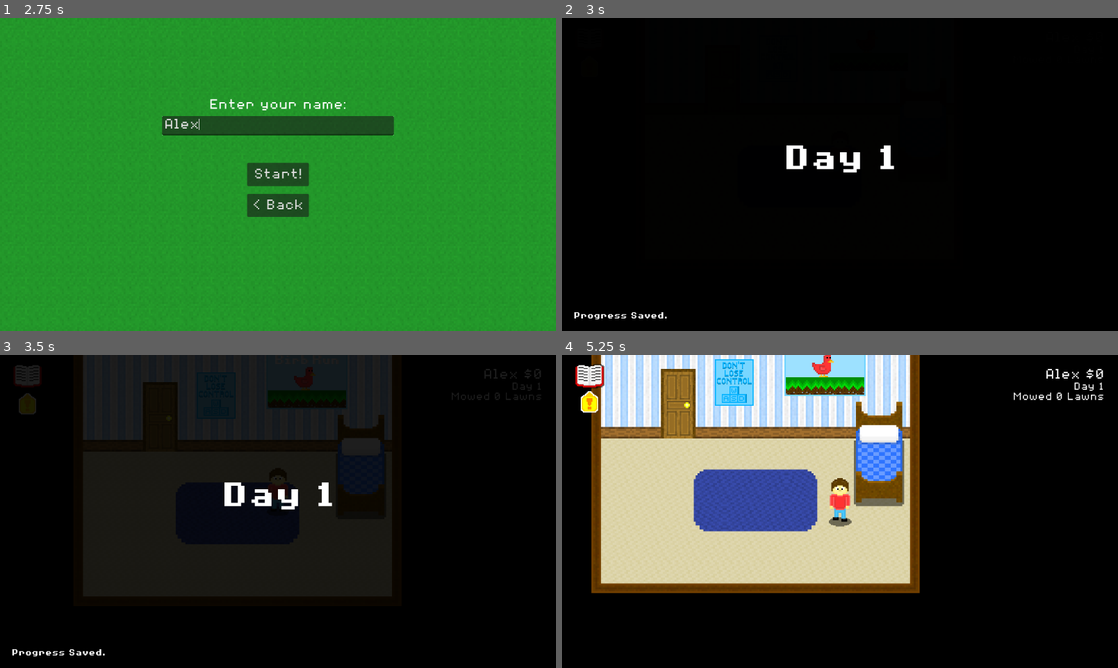
Above: before the commit, frames 1-4 (two rows, left to right).
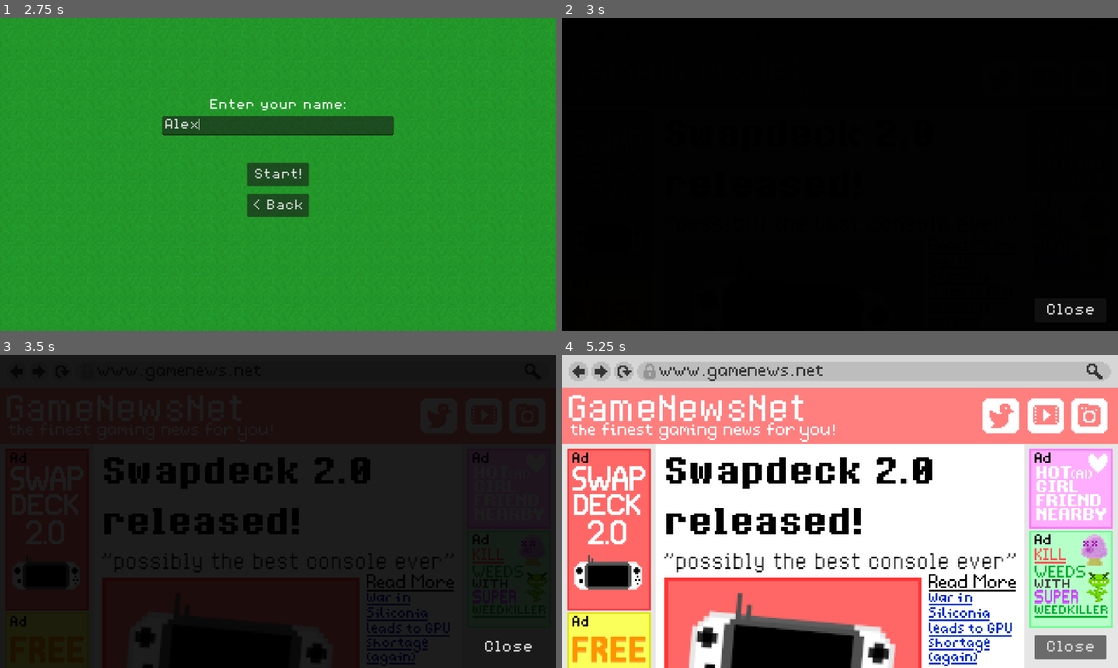
Above: after the commit, the same moments.

Repository: Birb-Games/the-legend-of-the-lawns
Game: Godot game, scene res://scenes/main.tscn
Same seed, same stepped clock (60 frames per second), same inputs: the game is played once before the commit and once after it.
Inputs (mouse positions are in pixels of both pictures, inside the frame that each line leads up to):
- Up to frame 1 (2.75 s): click "> New Game" at 0.5 s; click (278, 124) at 1.27 s; type "Alex" at 1.35 s; click "> New Game" at 2 s
- Up to frame 2 (3 s): click "Start!" at 2.75 s
- Up to frame 3 (3.5 s): no input
- Up to frame 4 (5.25 s): click (589, 376) at 3.52 s; move the mouse to (962, 495) at 4.27 s; hold D (move_right) 4.28-5.03 s; tap Space (interact) at 4.35 s; move the mouse to (728, 527) at 5.02 s; hold S (move_down) from 5.03 s (still down); click (728, 527) at 5.1 s

Frame 1 is identical in both runs. In frame 2, 0.9% of the frame differs, in the area x 2-96%, y 40-97%; in frame 3, 47%; in frame 4, 96%, in the area x 0-100%, y 0-100%.

Commit message:
Added intro website that gets displayed whenever the player creates a new save.

Diff:
--- a/scenes/ui/create_new_save.tscn
+++ b/scenes/ui/create_new_save.tscn
@@ -1,8 +1,9 @@
-[gd_scene load_steps=4 format=4 uid="uid://dpyjde1r6kiri"]
+[gd_scene load_steps=5 format=4 uid="uid://dpyjde1r6kiri"]
 
 [ext_resource type="TileSet" uid="uid://5ovepoc8woop" path="res://assets/tileset.tres" id="1_2oqwi"]
 [ext_resource type="Script" uid="uid://ckhtf3rkfefn2" path="res://scripts/ui/create_new_save.gd" id="1_mab88"]
 [ext_resource type="FontFile" uid="uid://b83lr4reqbm0y" path="res://assets/fonts/8BitOperator/8bitOperatorPlus8-Regular.ttf" id="2_po6lq"]
+[ext_resource type="PackedScene" uid="uid://dut28yubgmt4n" path="res://scenes/ui/intro_website.tscn" id="2_sbwvy"]
 
 [node name="CreateNewSave" type="Control"]
 layout_mode = 3
@@ -12,6 +13,7 @@
 grow_horizontal = 2
 grow_vertical = 2
 script = ExtResource("1_mab88")
+intro = ExtResource("2_sbwvy")
 
 [node name="TileMapLayer" type="TileMapLayer" parent="."]
 modulate = Color(0.851769, 0.8517689, 0.85176885, 1)
--- /dev/null
+++ b/scenes/ui/intro_website.tscn
@@ -0,0 +1,30 @@
+[gd_scene load_steps=4 format=3 uid="uid://dut28yubgmt4n"]
+
+[ext_resource type="Script" uid="uid://7efy817dyerq" path="res://scripts/ui/intro_website.gd" id="1_kxau4"]
+[ext_resource type="Texture2D" uid="uid://w0l16bs8fgln" path="res://assets/textures/ui/website.png" id="1_x8xgb"]
+[ext_resource type="FontFile" uid="uid://b83lr4reqbm0y" path="res://assets/fonts/8BitOperator/8bitOperatorPlus8-Regular.ttf" id="2_xrvfk"]
+
+[node name="IntroWebsite" type="Control"]
+layout_mode = 3
+anchors_preset = 15
+anchor_right = 1.0
+anchor_bottom = 1.0
+grow_horizontal = 2
+grow_vertical = 2
+script = ExtResource("1_kxau4")
+
+[node name="Sprite2D" type="Sprite2D" parent="."]
+scale = Vector2(3.6, 3.6)
+texture = ExtResource("1_x8xgb")
+
+[node name="Button" type="Button" parent="."]
+layout_mode = 0
+offset_left = 979.0
+offset_top = 580.0
+offset_right = 1128.0
+offset_bottom = 630.0
+theme_override_fonts/font = ExtResource("2_xrvfk")
+theme_override_font_sizes/font_size = 36
+text = "Close"
+
+[connection signal="pressed" from="Button" to="." method="_on_button_pressed"]
--- a/scenes/ui/quest_screen.tscn
+++ b/scenes/ui/quest_screen.tscn
@@ -159,7 +159,7 @@
 layout_mode = 2
 theme_override_fonts/font = ExtResource("2_ckwhv")
 theme_override_font_sizes/font_size = 18
-text = "Go outside and start the game!"
+text = "Go outside and start mowing lawns!"
 
 [node name="Spacing3" type="ColorRect" parent="InfoScreen/QuestBox"]
 custom_minimum_size = Vector2(0, 16)
--- a/scripts/ui/create_new_save.gd
+++ b/scripts/ui/create_new_save.gd
@@ -1,4 +1,6 @@
 extends Control
+
+@export var intro: PackedScene
 
 func activate() -> void:
 	show()
@@ -33,7 +35,9 @@
 	if lowercase == "elon musk" or lowercase == "jeff bezos" or lowercase == "bill gates":
 		main.money = 9999999999
 
-	$/root/Main/HUD/Control/TransitionRect.start_animation()
+	# $/root/Main/HUD/Control/TransitionRect.start_animation()
+	$/root/Main/HUD/Control.add_child(intro.instantiate())
+	get_tree().paused = true
 	$/root/Main/HUD/Control/QuestScreen.show_alert = true
 
 	print("Created new save: \"%s\"" % player_name)
--- a/scripts/ui/hud.gd
+++ b/scripts/ui/hud.gd
@@ -39,6 +39,10 @@
 		return
 
 	if activate_fail_screen():
+		return
+
+	var intro = get_node_or_null("Control/IntroWebsite")
+	if intro:
 		return
 
 	# Open pause menu
--- /dev/null
+++ b/scripts/ui/intro_website.gd
@@ -0,0 +1,19 @@
+extends Control
+
+var time: float = 0.0
+const FADE_TIME: float = 2.0
+
+func _ready() -> void:
+	var viewport: Rect2 = get_viewport_rect()
+	$Sprite2D.position = viewport.size / 2.0
+
+func _process(delta: float) -> void:
+	time += delta
+	time = clamp(time, 0.0, FADE_TIME)
+	var value: int = int(255.0 * pow(time / FADE_TIME, 2))
+	$Sprite2D.modulate = Color8(value, value, value)
+
+func _on_button_pressed() -> void:
+	$/root/Main/HUD/Control/TransitionRect.start_animation()
+	get_tree().paused = false
+	queue_free()
--- a/scripts/ui/quest_screen.gd
+++ b/scripts/ui/quest_screen.gd
@@ -184,6 +184,10 @@
 	toggle()
 
 func _process(_delta: float) -> void:
+	var intro = get_node_or_null("/root/Main/HUD/Control/IntroWebsite")
+	if intro:
+		return
+
 	var main: Main = $/root/Main
 	if main.lawn_loaded or $/root/Main/HUD.npc_menu_open():
 		hide()
Binary file added: assets/textures/ui/website.png
Not shown, added: assets/textures/ui/website.png.import
Not shown, added: scripts/ui/intro_website.gd.uid
